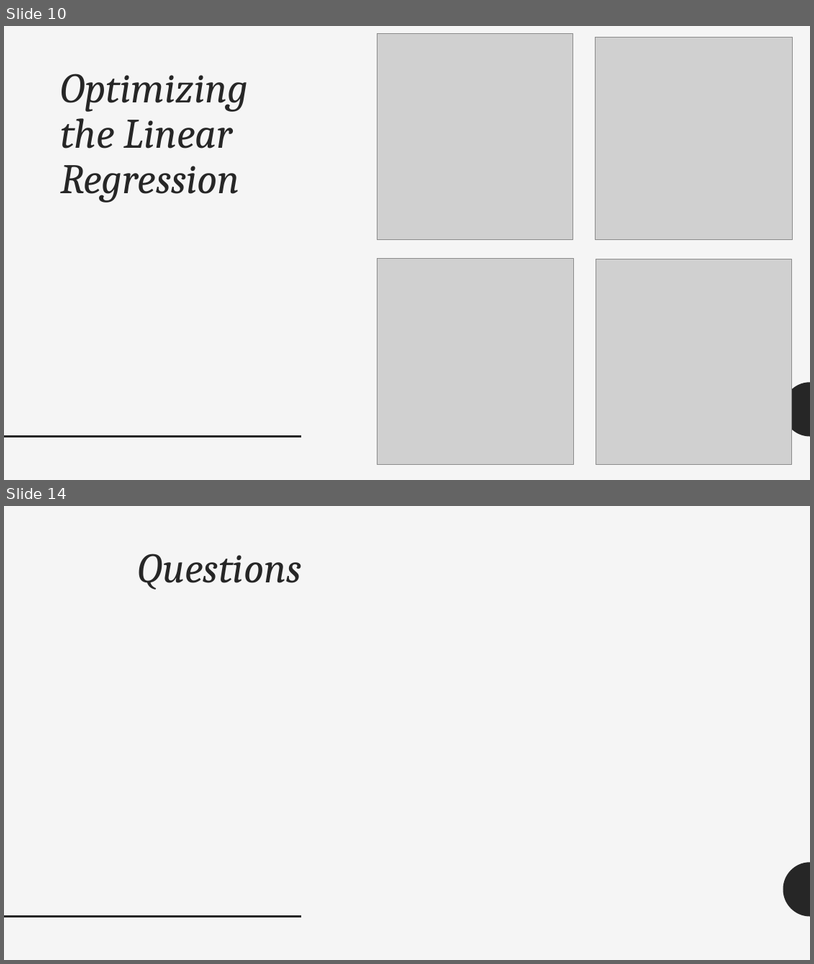
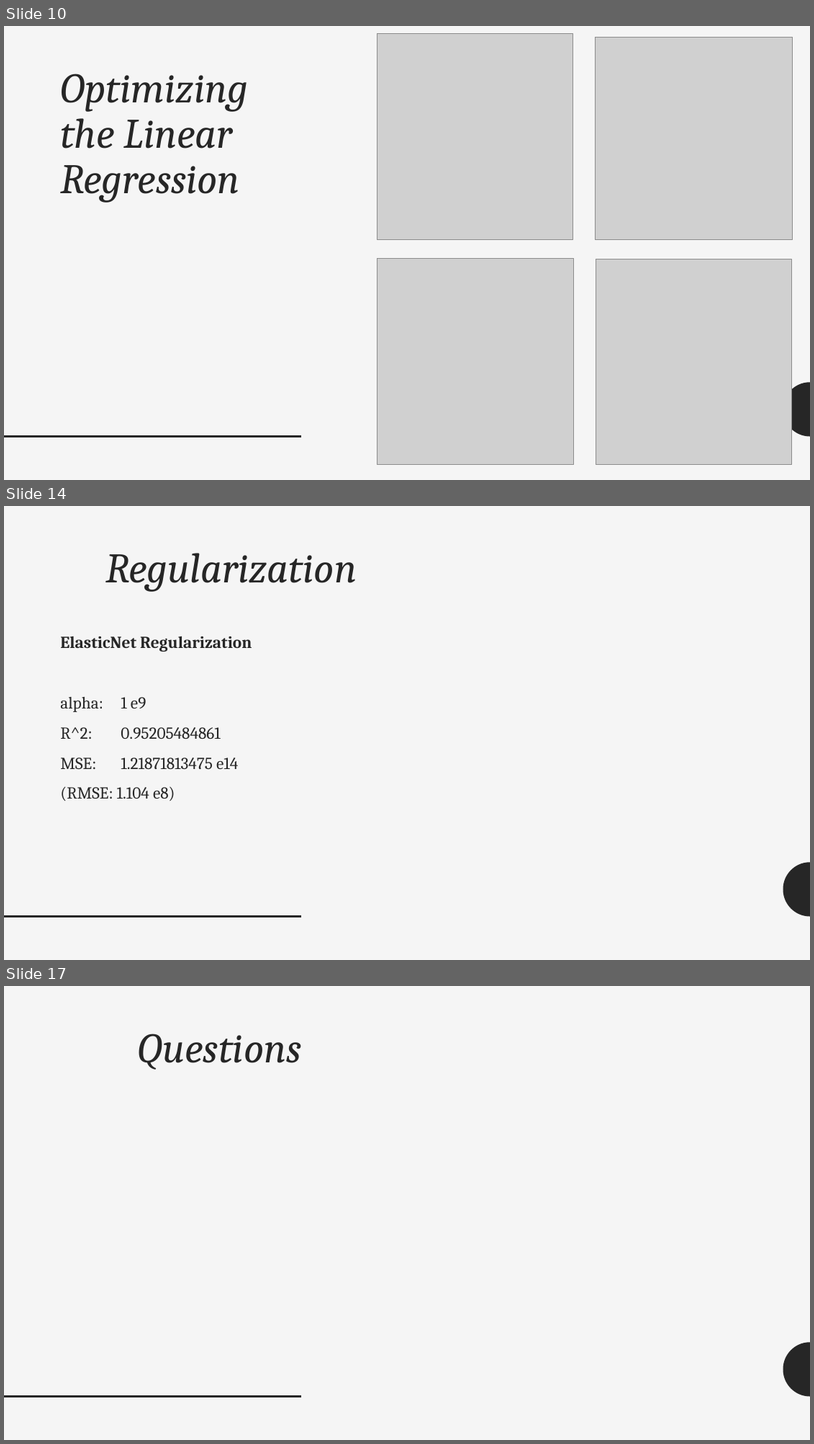
Before and after one commit to kpuryear/Puryear_Metis, a slide deck: Project2/Project2_Powerpoint.pptx. Shown one above the other, each under a label of ours: slides 10 and 14 before the commit, slides 10, 14 and 17 after it; the slides between them are not shown. The pictures are 814x964 and 814x1444 pixels, drawn with LibreOffice and Linux fonts; fonts in the diff are those of the drawing; grey boxes stand for pictures. Boxes give left, top, right and bottom in pixels: in the first picture for what was removed or moved away, otherwise in the second. Text is boxed around its words. In the diff, an @@ line names an element or a change of style, - is before the commit and + after.

```diff
--- a/Project2/Project2_Powerpoint.pptx
+++ b/Project2/Project2_Powerpoint.pptx
@@ slide 14 added at (4,506,810,960), background #F5F5F5; not listed: 2 template elements that a slide beside it also shows @@
@@ title added at (106,553,357,592), 50 pt, text #262626, italic @@
+Regularization
@@ text added at (60,636,252,800), 20 pt, text #262626 @@
+ElasticNet Regularization
+alpha: 1 e9
+R^2: 0.95205484861
+MSE: 1.21871813475 e14
+(RMSE: 1.104 e8)
@@ what was slide 14 is now slide 17 @@
```
Also in this commit, not shown: 2 slides changed, 4 other slides added, 2 slides removed, 3 other files.
